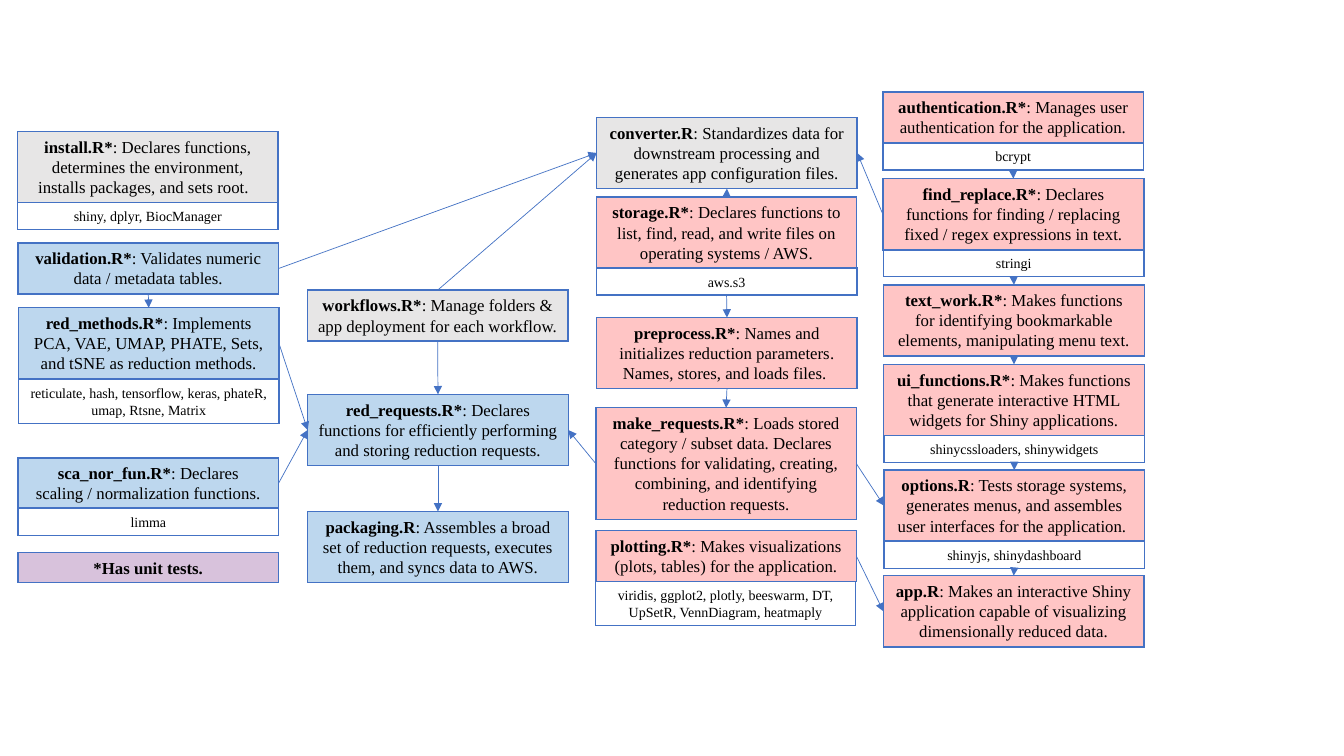
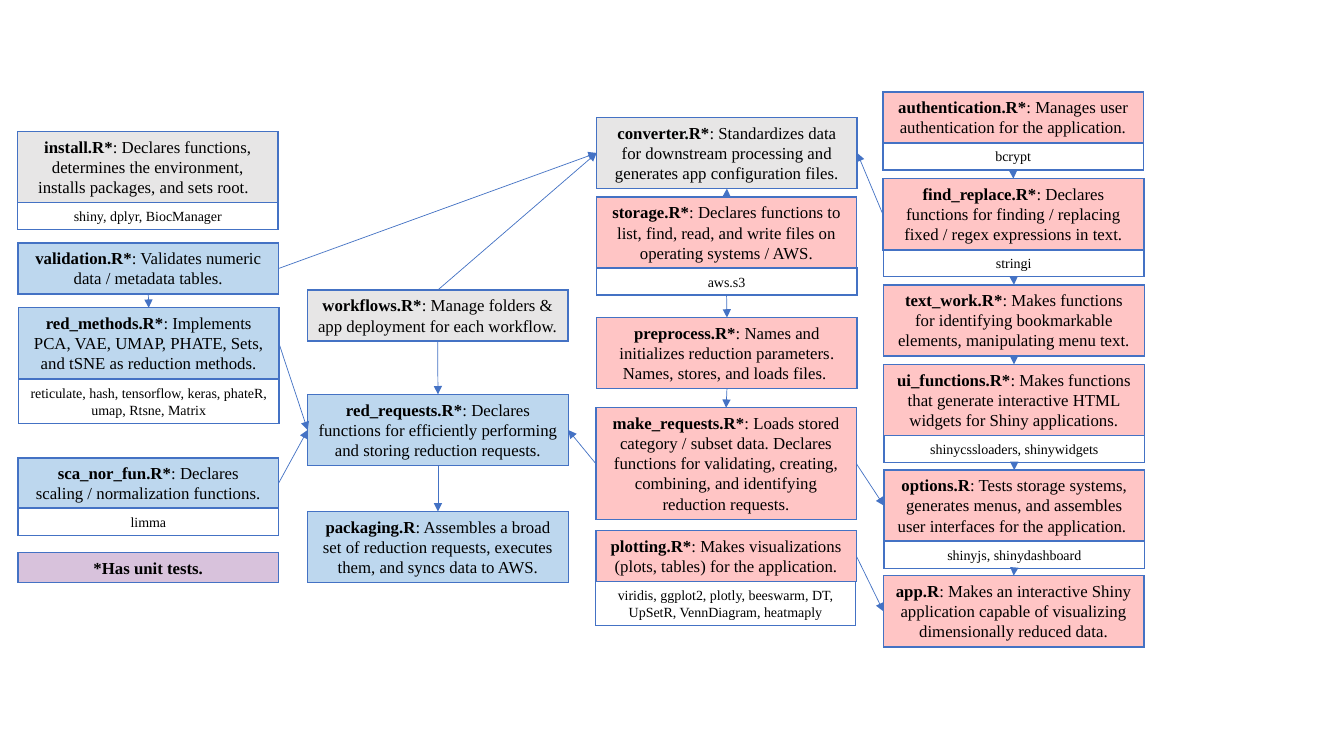
Before and after one commit to gersteinlab/shiny-dim-reduction, a slide deck: slide 2 of extras/Explorer_Tool_Workflow_2.pptx. Drawn at 1344x756 pixels with LibreOffice and Linux fonts; fonts in the diff are those of the drawing. Boxes give left, top, right and bottom in pixels: in the first picture for what was removed or moved away, otherwise in the second. Text is boxed around its words. In the diff, an @@ line names an element or a change of style, - is before the commit and + after.

```diff
--- a/extras/Explorer_Tool_Workflow_2.pptx
+++ b/extras/Explorer_Tool_Workflow_2.pptx
@@ text in rectangle at (615, 127, 838, 183): text changed @@
-converter.R: Standardizes data for downstream processing and generates app configuration files.
+converter.R*: Standardizes data for downstream processing and generates app configuration files.
```
Also in this commit, not shown: 1 other slide changed, 4 other files.
